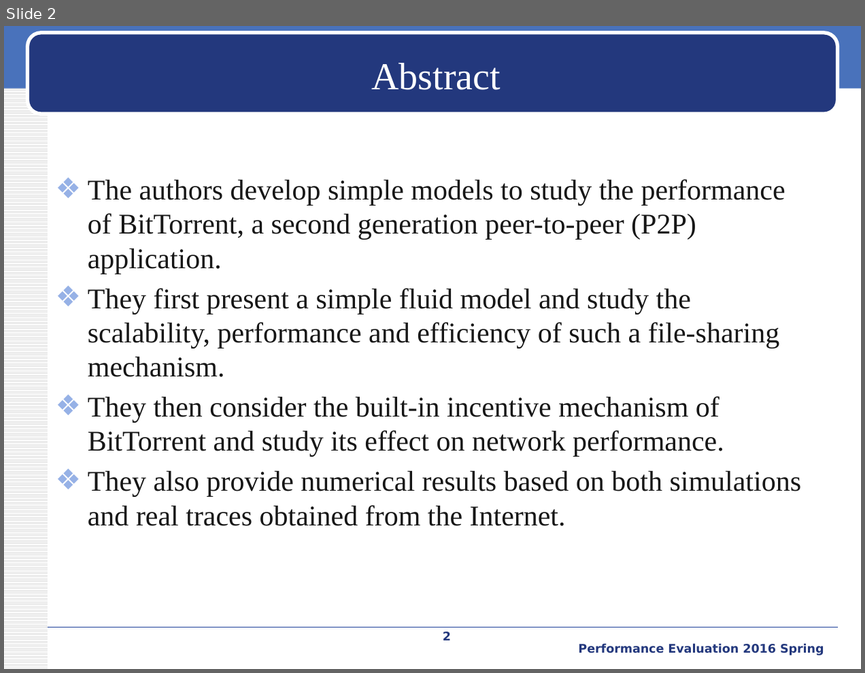
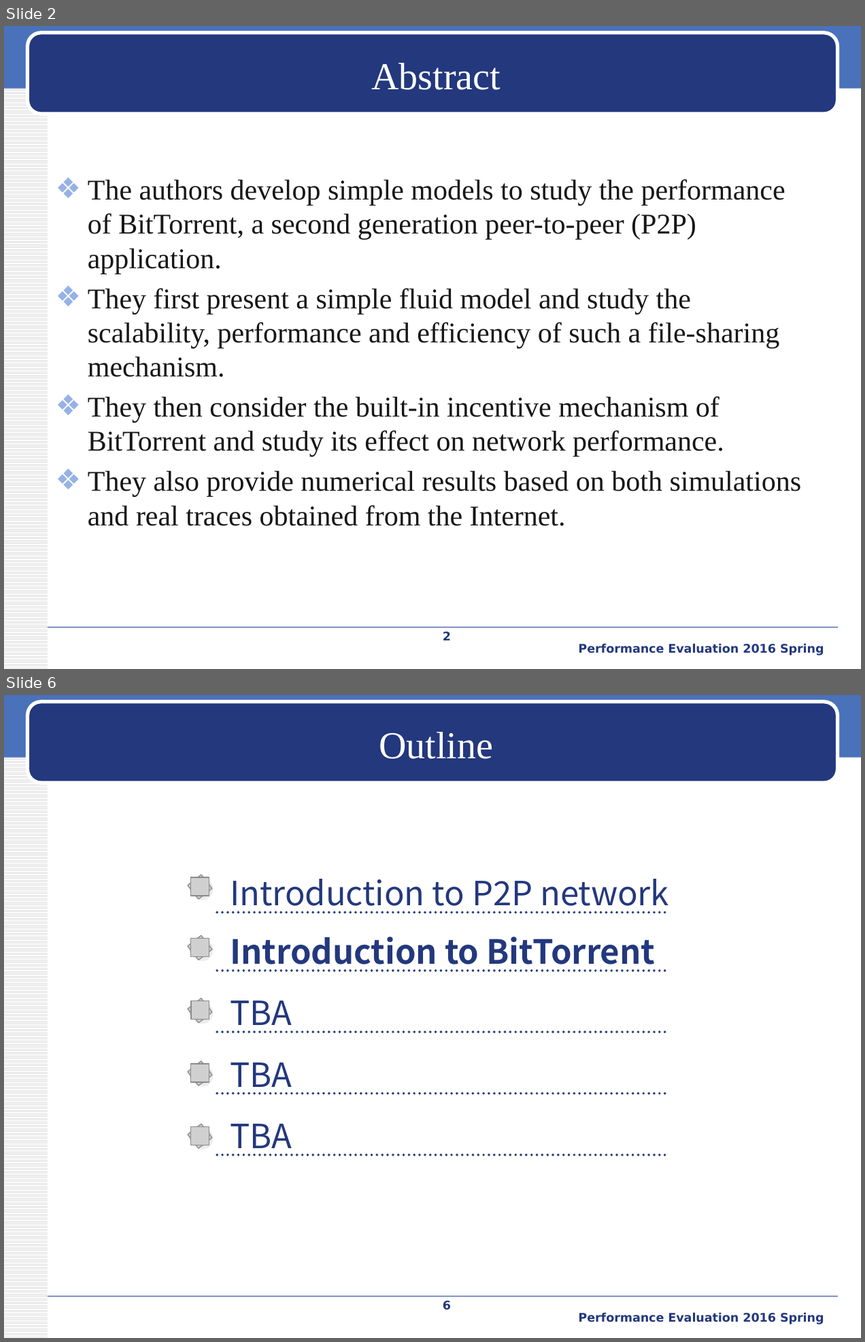
Before and after one commit to iamyuanchung/PE_104_2, a slide deck: final/BT-like-peer2peer.pptx. Shown one above the other, each under a label of ours: slide 2 before the commit, slides 2 and 6 after it; the slides between them are not shown. The pictures are 865x673 and 865x1342 pixels, drawn with LibreOffice and Linux fonts; fonts in the diff are those of the drawing; grey boxes stand for pictures; background and template pictures are left out. Boxes give left, top, right and bottom in pixels: in the first picture for what was removed or moved away, otherwise in the second. Text is boxed around its words. In the diff, an @@ line names an element or a change of style, - is before the commit and + after.

```diff
--- a/final/BT-like-peer2peer.pptx
+++ b/final/BT-like-peer2peer.pptx
@@ slide 6 added at [4, 695, 861, 1338], background #FFFFFF; not listed: 4 template elements that a slide beside it also shows @@
@@ title added at [379, 732, 493, 759], 32 pt, text #FFFFFF @@
+Outline
@@ group added at [188, 874, 213, 899]: 2 ellipses, 2 pictures @@
@@ text added at [230, 879, 669, 914], 28 pt, text #23387D @@
+Introduction to P2P network
@@ line added from (218, 912) to (667, 912), #23387D 2.25 pt dashed @@
@@ group added at [188, 935, 213, 960]: 2 ellipses, 2 pictures @@
@@ text added at [230, 936, 655, 972], 28 pt, text #23387D, bold @@
+Introduction to BitTorrent
@@ line added from (218, 970) to (667, 970), #23387D 2.25 pt dashed @@
@@ text added at [230, 1000, 292, 1033], 28 pt, text #23387D @@
+TBA
@@ group added at [188, 998, 213, 1023]: 2 ellipses, 2 pictures @@
@@ line added from (218, 1032) to (667, 1032), #23387D 2.25 pt dashed @@
@@ group added at [188, 1061, 213, 1085]: 2 ellipses, 2 pictures @@
@@ text added at [230, 1062, 292, 1095], 28 pt, text #23387D @@
+TBA
@@ line added from (218, 1093) to (667, 1093), #23387D 2.25 pt dashed @@
@@ group added at [188, 1123, 213, 1148]: 2 ellipses, 2 pictures @@
@@ text added at [230, 1123, 292, 1156], 28 pt, text #23387D @@
+TBA
@@ line added from (218, 1154) to (667, 1154), #23387D 2.25 pt dashed @@
@@ page number added at [443, 1300, 451, 1309], 10 pt, text #23387D, bold @@
+6
@@ text added at [578, 1312, 824, 1324], 10 pt, text #23387D, bold @@
+Performance Evaluation 2016 Spring
```
Also in this commit, not shown: 1 slide changed, 4 other slides added.
